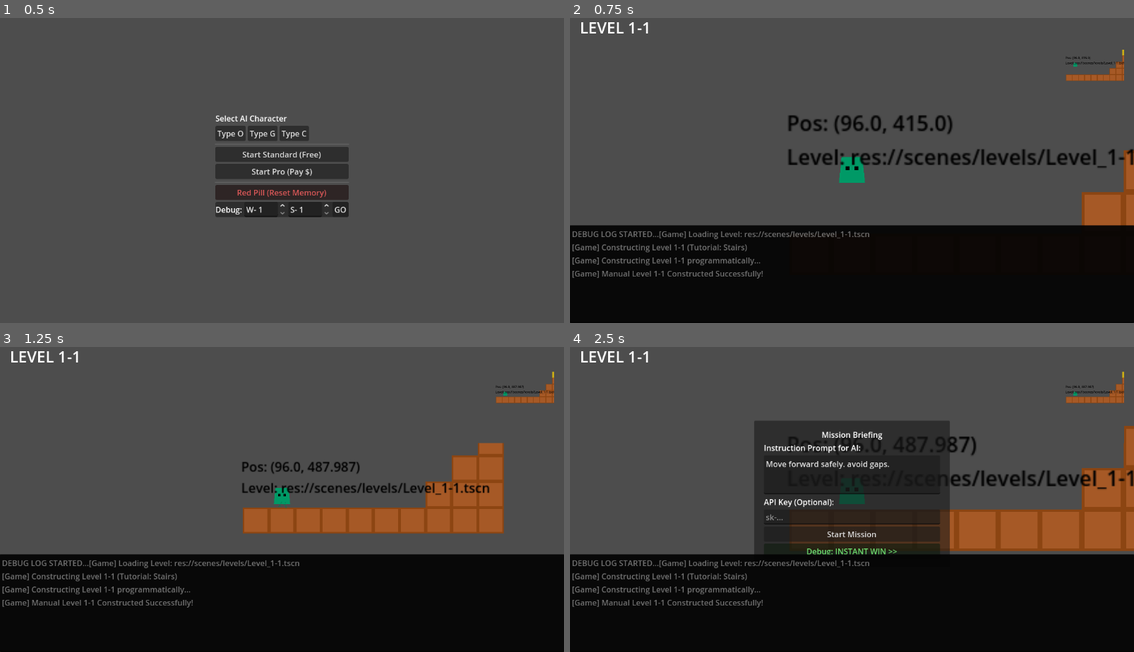
Above: before the commit, frames 1-4 (two rows, left to right).
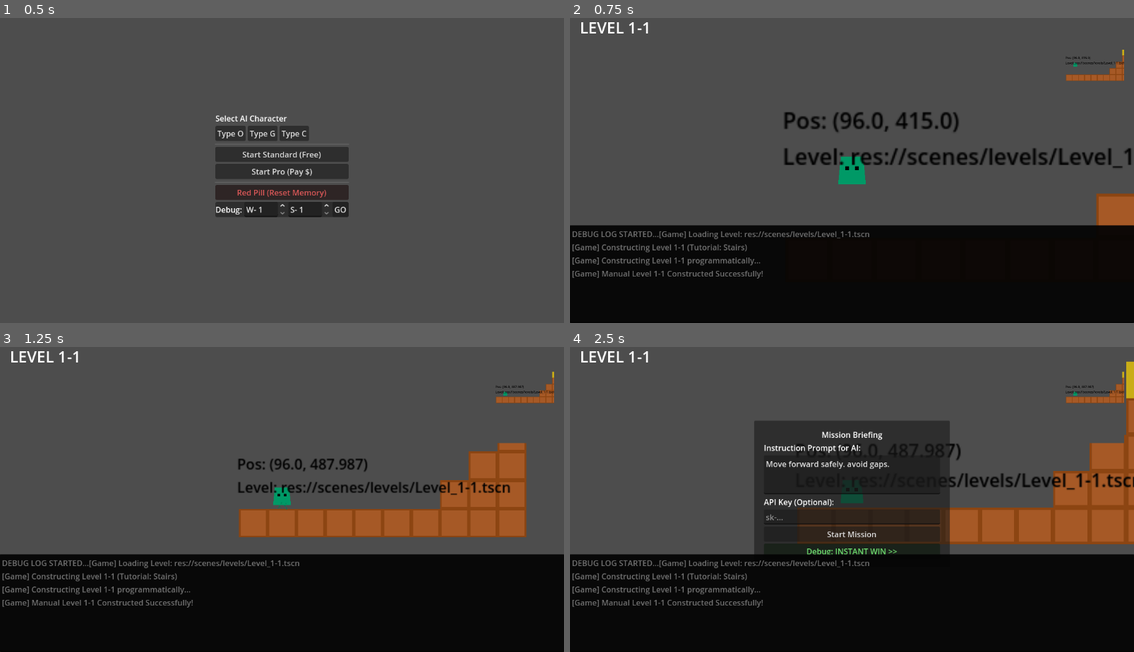
Above: after the commit, the same moments.

Repository: Naoki-kubo64/AI-Action
Game: Godot game, scene res://scenes/main_menu.tscn
The game is run twice, just before and just after one commit, with the same random seed, the same clock (stepped at 60 frames per second) and the same inputs.
Inputs:
- Up to frame 1 (0.5 s): no input
- Up to frame 2 (0.75 s): click "Start Standard (Free)" at 0.5 s
- Up to frame 3 (1.25 s): no input
- Up to frame 4 (2.5 s): tap Enter at 2 s

Frame 1 is identical in both runs. In frame 2, 3.0% of the frame differs, in the area x 37-100%, y 30-69%; in frame 3, 5.2%, in the area x 42-94%, y 31-63%; in frame 4, 4.9%.

Commit message:
fix: force physics update on level start to ensure proper landing wait

Diff:
--- a/scripts/controllers/game_controller.gd
+++ b/scripts/controllers/game_controller.gd
@@ -206,6 +206,11 @@
 func _enter_preview_mode():
 	current_state = State.PREVIEW
 	prompt_ui.visible = false
+
+	# Force physics update to clear floor status (prevent instant skip if started on ground)
+	for i in range(5):
+		await get_tree().physics_frame
+
 	var tween = create_tween()
 	tween.tween_property(camera, "zoom", Vector2(0.5, 0.5), 1.0)
 	# Wait for 1s for camera zoom
